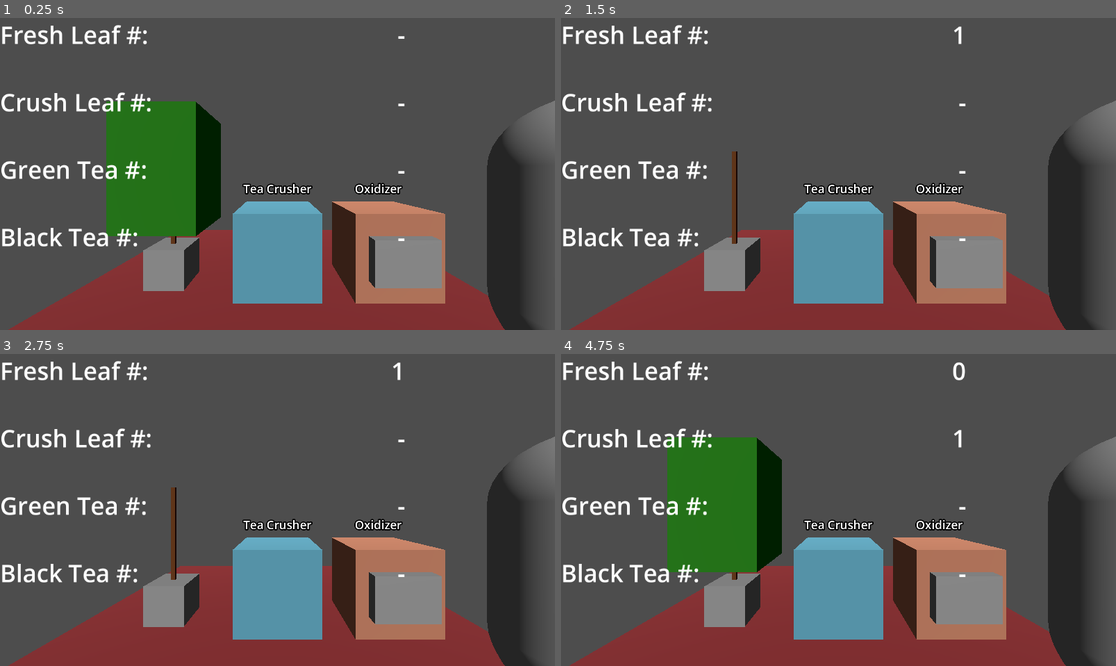
Above: before the commit, frames 1-4 (two rows, left to right).
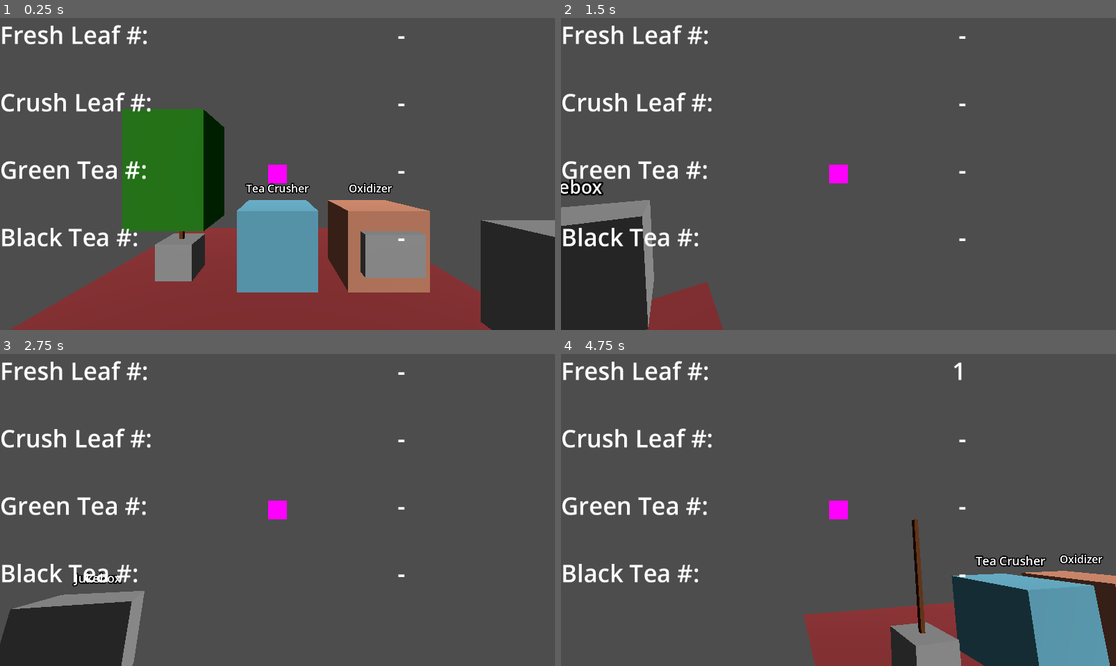
Above: after the commit, the same moments.

Repository: danipurdes/TeaShop
Game: Godot game, scene res://teatree.tscn
Same seed, same stepped clock (60 frames per second), same inputs: the game is played once before the commit and once after it. Sound files missing from this copy of the repository are replaced by a short silence.
Inputs (mouse positions are in pixels of both pictures, inside the frame that each line leads up to):
- Up to frame 1 (0.25 s): no input
- Up to frame 2 (1.5 s): tap Enter at 0.5 s; move the mouse to (960, 158) at 0.52 s; hold D (walk_right, bound only after the commit) 0.53-1.28 s; click (960, 158) at 0.6 s; move the mouse to (727, 189) at 1.27 s; hold S (walk_backward, bound only after the commit) from 1.28 s (still down); click (727, 189) at 1.35 s
- Up to frame 3 (2.75 s): move the mouse to (333, 441) at 2.02 s; release S (walk_backward, bound only after the commit) at 2.03 s; hold D (walk_right, bound only after the commit) from 2.03 s (still down); click (333, 441) at 2.1 s
- Up to frame 4 (4.75 s): move the mouse to (810, 572) at 2.77 s; release D (walk_right, bound only after the commit) at 2.78 s; hold W (walk_forward, bound only after the commit) 2.78-3.53 s; click (810, 572) at 2.85 s; move the mouse to (1005, 556) at 3.52 s; hold A (walk_left, bound only after the commit) from 3.53 s (still down); click (1005, 556) at 3.6 s; tap Escape (escape, bound only after the commit) at 4.15 s; move the mouse to (672, 463) at 4.27 s; click (672, 463) at 4.35 s

The runs differ from the first frame. In frame 1, 12% of the frame differs, in the area x 1-100%, y 26-100%; in frame 2, 34%; in frame 3, 33%; in frame 4, 39%, in the area x 1-100%, y 2-100%.

Commit message:
New object picking method
- Switched to raycasts for picking/interacting with objects
- Added interactive jukebox and royalty-free music :)
- Added FPS cursor
- Added ability to toggle fullscreen by pressing F11
- Press ESC to show mouse and regain control

Diff:
--- /dev/null
+++ b/FPSCamera.gd
@@ -0,0 +1,20 @@
+extends Camera3D
+
+var rotate_sensitivity_v = .1
+var rotate_invert_v = -1
+
+# Called when the node enters the scene tree for the first time.
+func _ready():
+	pass
+
+# Called every frame. 'delta' is the elapsed time since the previous frame.
+func _process(_delta):
+	pass
+
+func _input(event):
+	if event is InputEventMouseMotion:
+		var new_rotation = rotation_degrees
+		new_rotation.x += rotate_invert_v * event.relative.y * rotate_sensitivity_v
+		new_rotation.x = 30 if new_rotation.x > 30 else new_rotation.x
+		new_rotation.x = -30 if new_rotation.x < -30 else new_rotation.x
+		set_rotation_degrees(new_rotation)
--- /dev/null
+++ b/Jukebox.gd
@@ -0,0 +1,19 @@
+extends Area3D
+
+var song_index = 0.0
+
+# Called when the node enters the scene tree for the first time.
+func _ready():
+	pass # Replace with function body.
+
+
+# Called every frame. 'delta' is the elapsed time since the previous frame.
+func _process(delta):
+	pass
+
+func ping():
+	if $ChillHopBeatsToStudyTo.playing:
+		song_index = $ChillHopBeatsToStudyTo.get_playback_position()
+		$ChillHopBeatsToStudyTo.stop()
+	else:
+		$ChillHopBeatsToStudyTo.play(song_index)
--- a/LeafCrusher.gd
+++ b/LeafCrusher.gd
@@ -9,10 +9,14 @@
 func _process(_delta):
 	pass
 
-func _on_input_event(_camera, event, _position, _normal, _shape_idx):
-	if event is InputEventMouseButton and event.pressed and event.button_index == 1:
-		if get_node("/root/Node3D").tea_leaf_count > 0 and $CrushTimer.is_stopped():
-			startCrushLeaves()
+#func _on_input_event(_camera, event, _position, _normal, _shape_idx):
+#	if event is InputEventMouseButton and event.pressed and event.button_index == 1:
+#		if get_node("/root/Node3D").tea_leaf_count > 0 and $CrushTimer.is_stopped():
+#			startCrushLeaves()
+
+func ping():
+	if get_node("/root/Node3D").tea_leaf_count > 0 and $CrushTimer.is_stopped():
+		startCrushLeaves()
 
 func startCrushLeaves():
 	$LeafCrusherMachine.visible = false
--- a/Main.gd
+++ b/Main.gd
@@ -7,11 +7,19 @@
 
 # Called when the node enters the scene tree for the first time.
 func _ready():
-	pass
+	Input.mouse_mode = Input.MOUSE_MODE_CAPTURED
 
 # Called every frame. 'delta' is the elapsed time since the previous frame.
 func _process(_delta):
-	pass
+	if Input.is_action_just_pressed("escape"):
+		Input.mouse_mode = Input.MOUSE_MODE_VISIBLE
+	elif Input.is_action_just_pressed("mouse1"):
+		Input.mouse_mode = Input.MOUSE_MODE_CAPTURED
+	elif Input.is_action_just_pressed("fullscreen"):
+		if DisplayServer.window_get_mode() != 4:
+			DisplayServer.window_set_mode(4)
+		else:
+			DisplayServer.window_set_mode(2)
 
 func pluckLeaves():
 	changeTeaLeafCount(1)
--- a/Oxidizer.gd
+++ b/Oxidizer.gd
@@ -17,19 +17,31 @@
 func _process(_delta):
 	pass
 
-func _on_input_event(_camera, event, _position, _normal, _shape_idx):
-	if event is InputEventMouseButton and event.pressed and event.button_index == 1:
-		if tea_type == "none":
-			if get_node("/root/Node3D").crush_leaf_count > 0:
-				startOxidizeLeaves()
-		if tea_type == "green":
-			harvested_green.emit()
-			stopOxidizeLeaves()
-			print_debug("green ready")
-		if tea_type == "black":
-			harvested_black.emit()
-			stopOxidizeLeaves()
-			print_debug("black ready")
+# func _on_input_event(_camera, event, _position, _normal, _shape_idx):
+#	if event is InputEventMouseButton and event.pressed and event.button_index == 1:
+#		if tea_type == "none":
+#			if get_node("/root/Node3D").crush_leaf_count > 0:
+#				startOxidizeLeaves()
+#		if tea_type == "green":
+#			harvested_green.emit()
+#			stopOxidizeLeaves()
+#			print_debug("green ready")
+#		if tea_type == "black":
+#			harvested_black.emit()
+#			print_debug("black ready")
+
+func ping():
+	if tea_type == "none":
+		if get_node("/root/Node3D").crush_leaf_count > 0:
+			startOxidizeLeaves()
+	if tea_type == "green":
+		harvested_green.emit()
+		stopOxidizeLeaves()
+		print_debug("green ready")
+	if tea_type == "black":
+		harvested_black.emit()
+		stopOxidizeLeaves()
+		print_debug("black ready")
 
 func startOxidizeLeaves():
 	$GreenTeaTimer.start()
--- /dev/null
+++ b/Player.gd
@@ -0,0 +1,48 @@
+extends CharacterBody3D
+
+var doRequestRaycast = false
+var raycastEvent
+var RAY_LENGTH = 1000.0
+var walk_speed = 1.0
+var rotate_sensitivity_h = 1
+var rotate_invert_h = -1
+
+func _physics_process(_delta):
+	# Object Picking
+	if doRequestRaycast:
+		var camera3d = $Camera3D
+		var from = camera3d.project_ray_origin(raycastEvent.position)
+		var to = from + camera3d.project_ray_normal(raycastEvent.position) * RAY_LENGTH
+		var query = PhysicsRayQueryParameters3D.create(from, to, collision_mask)
+		query.collide_with_areas = true
+		var result = get_world_3d().direct_space_state.intersect_ray(query)
+		if (!result.is_empty() and result.collider.has_method("ping")):
+			result.collider.ping()
+		doRequestRaycast = false
+
+	# Movement
+	var move_axis = Vector3()
+	if Input.is_action_pressed("walk_forward"):
+		move_axis.z = move_axis.z - 1
+	if Input.is_action_pressed("walk_backward"):
+		move_axis.z = move_axis.z + 1
+	if Input.is_action_pressed("walk_right"):
+		move_axis.x = move_axis.x + 1
+	if Input.is_action_pressed("walk_left"):
+		move_axis.x = move_axis.x - 1
+
+	move_axis = move_axis.normalized() * walk_speed
+	var move_dir = move_axis.rotated(Vector3.UP, rotation.y)
+	velocity = move_dir
+
+	move_and_slide()
+
+func _input(event):
+	if event is InputEventMouseMotion:
+		var new_rotation = rotation_degrees
+		new_rotation.y += rotate_invert_h * event.relative.x * rotate_sensitivity_h
+		set_rotation_degrees(new_rotation)
+	elif event is InputEventMouseButton and event.pressed and event.button_index == 1:
+		doRequestRaycast = true
+		raycastEvent = event
+		print(event)
--- a/TeaTree.gd
+++ b/TeaTree.gd
@@ -8,9 +8,12 @@
 func _process(_delta):
 	pass
 
-func _on_input_event(_camera, event, _position, _normal, _shape_idx):
-	if event is InputEventMouseButton and event.pressed and event.button_index == 1:
-		trimLeaves()
+#func _on_input_event(_camera, event, _position, _normal, _shape_idx):
+#	if event is InputEventMouseButton and event.pressed and event.button_index == 1:
+#		trimLeaves()
+
+func ping():
+	trimLeaves()
 
 func trimLeaves():
 	$TeaTreeLeaves.visible = false
--- a/project.godot
+++ b/project.godot
@@ -15,6 +15,50 @@
 config/features=PackedStringArray("4.1", "GL Compatibility")
 config/icon="res://icon.svg"
 
+[input]
+
+walk_forward={
+"deadzone": 0.5,
+"events": [Object(InputEventKey,"resource_local_to_scene":false,"resource_name":"","device":-1,"window_id":0,"alt_pressed":false,"shift_pressed":false,"ctrl_pressed":false,"meta_pressed":false,"pressed":false,"keycode":87,"physical_keycode":87,"key_label":87,"unicode":119,"echo":false,"script":null)
+]
+}
+walk_backward={
+"deadzone": 0.5,
+"events": [Object(InputEventKey,"resource_local_to_scene":false,"resource_name":"","device":-1,"window_id":0,"alt_pressed":false,"shift_pressed":false,"ctrl_pressed":false,"meta_pressed":false,"pressed":false,"keycode":0,"physical_keycode":83,"key_label":0,"unicode":115,"echo":false,"script":null)
+]
+}
+walk_left={
+"deadzone": 0.5,
+"events": [Object(InputEventKey,"resource_local_to_scene":false,"resource_name":"","device":-1,"window_id":0,"alt_pressed":false,"shift_pressed":false,"ctrl_pressed":false,"meta_pressed":false,"pressed":false,"keycode":0,"physical_keycode":65,"key_label":0,"unicode":97,"echo":false,"script":null)
+]
+}
+walk_right={
+"deadzone": 0.5,
+"events": [Object(InputEventKey,"resource_local_to_scene":false,"resource_name":"","device":-1,"window_id":0,"alt_pressed":false,"shift_pressed":false,"ctrl_pressed":false,"meta_pressed":false,"pressed":false,"keycode":0,"physical_keycode":68,"key_label":0,"unicode":100,"echo":false,"script":null)
+]
+}
+escape={
+"deadzone": 0.5,
+"events": [Object(InputEventKey,"resource_local_to_scene":false,"resource_name":"","device":-1,"window_id":0,"alt_pressed":false,"shift_pressed":false,"ctrl_pressed":false,"meta_pressed":false,"pressed":false,"keycode":0,"physical_keycode":4194305,"key_label":0,"unicode":0,"echo":false,"script":null)
+]
+}
+mouse1={
+"deadzone": 0.5,
+"events": [Object(InputEventMouseButton,"resource_local_to_scene":false,"resource_name":"","device":-1,"window_id":0,"alt_pressed":false,"shift_pressed":false,"ctrl_pressed":false,"meta_pressed":false,"button_mask":0,"position":Vector2(0, 0),"global_position":Vector2(0, 0),"factor":1.0,"button_index":1,"canceled":false,"pressed":false,"double_click":false,"script":null)
+]
+}
+fullscreen={
+"deadzone": 0.5,
+"events": [Object(InputEventKey,"resource_local_to_scene":false,"resource_name":"","device":-1,"window_id":0,"alt_pressed":false,"shift_pressed":false,"ctrl_pressed":false,"meta_pressed":false,"pressed":false,"keycode":0,"physical_keycode":4194342,"key_label":0,"unicode":0,"echo":false,"script":null)
+]
+}
+
+[layer_names]
+
+3d_physics/layer_1="environment"
+3d_physics/layer_2="pickable"
+3d_physics/layer_3="player"
+
 [rendering]
 
 renderer/rendering_method="gl_compatibility"
--- a/teatree.tscn
+++ b/teatree.tscn
@@ -1,17 +1,18 @@
-[gd_scene load_steps=26 format=3 uid="uid://bmkacr6ktnxpn"]
+[gd_scene load_steps=33 format=3 uid="uid://bmkacr6ktnxpn"]
 
 [ext_resource type="Script" path="res://Main.gd" id="1_2amdu"]
 [ext_resource type="Script" path="res://TeaTree.gd" id="1_j6fp0"]
+[ext_resource type="Script" path="res://FPSCamera.gd" id="2_0mnq6"]
 [ext_resource type="Script" path="res://LeafCrusher.gd" id="3_ne25g"]
 [ext_resource type="Script" path="res://Oxidizer.gd" id="4_xwbqi"]
+[ext_resource type="Script" path="res://Player.gd" id="5_vpoxk"]
+[ext_resource type="Script" path="res://Jukebox.gd" id="7_35prk"]
+[ext_resource type="AudioStream" uid="uid://dk7p3uur283wf" path="res://audio/dreamy-jazz-slow-background-jazz-music-piano-and-seattle-strings-9998.mp3" id="7_46lvk"]
 
 [sub_resource type="LabelSettings" id="LabelSettings_vq3ps"]
 font_size = 50
 
-[sub_resource type="Environment" id="Environment_ib77m"]
-ambient_light_color = Color(1, 1, 1, 1)
-
-[sub_resource type="CapsuleMesh" id="CapsuleMesh_yb1d2"]
+[sub_resource type="PlaceholderTexture2D" id="PlaceholderTexture2D_jtfon"]
 
 [sub_resource type="StandardMaterial3D" id="StandardMaterial3D_nqid7"]
 albedo_color = Color(0.54902, 0.164706, 0.176471, 1)
@@ -68,6 +69,15 @@
 material = SubResource("StandardMaterial3D_pfg0d")
 
 [sub_resource type="BoxMesh" id="BoxMesh_nhapk"]
+
+[sub_resource type="Environment" id="Environment_ib77m"]
+ambient_light_color = Color(1, 1, 1, 1)
+
+[sub_resource type="CapsuleShape3D" id="CapsuleShape3D_lfdx5"]
+
+[sub_resource type="BoxShape3D" id="BoxShape3D_idfoq"]
+
+[sub_resource type="BoxMesh" id="BoxMesh_dgeip"]
 
 [node name="Node3D" type="Node3D"]
 script = ExtResource("1_2amdu")
@@ -82,7 +92,7 @@
 label_settings = SubResource("LabelSettings_vq3ps")
 horizontal_alignment = 2
 
-[node name="Label_FreshLeafCount2" type="Label" parent="HUD"]
+[node name="Label_Static_FreshLeafCount" type="Label" parent="HUD"]
 offset_right = 40.0
 offset_bottom = 23.0
 text = "Fresh Leaf #:"
@@ -97,7 +107,7 @@
 label_settings = SubResource("LabelSettings_vq3ps")
 horizontal_alignment = 2
 
-[node name="Label_CrushLeafCount2" type="Label" parent="HUD"]
+[node name="Label_Static_CrushLeafCount" type="Label" parent="HUD"]
 offset_top = 140.0
 offset_right = 317.0
 offset_bottom = 280.0
@@ -113,7 +123,7 @@
 label_settings = SubResource("LabelSettings_vq3ps")
 horizontal_alignment = 2
 
-[node name="Label_GreenTeaCount2" type="Label" parent="HUD"]
+[node name="Label_Static_GreenTeaCount" type="Label" parent="HUD"]
 offset_top = 280.0
 offset_right = 631.0
 offset_bottom = 420.0
@@ -129,29 +139,37 @@
 label_settings = SubResource("LabelSettings_vq3ps")
 horizontal_alignment = 2
 
-[node name="Label_BlackTeaCount2" type="Label" parent="HUD"]
+[node name="Label_Static_BlackTeaCount" type="Label" parent="HUD"]
 offset_top = 420.0
 offset_right = 631.0
 offset_bottom = 560.0
 text = "Black Tea #:"
 label_settings = SubResource("LabelSettings_vq3ps")
 
+[node name="TextureRect" type="TextureRect" parent="HUD"]
+anchors_preset = 8
+anchor_left = 0.5
+anchor_top = 0.5
+anchor_right = 0.5
+anchor_bottom = 0.5
+offset_left = -20.0
+offset_top = -20.0
+offset_right = 20.0
+offset_bottom = 20.0
+grow_horizontal = 2
+grow_vertical = 2
+texture = SubResource("PlaceholderTexture2D_jtfon")
+
 [node name="Sun" type="DirectionalLight3D" parent="."]
 transform = Transform3D(1, 0, 0, 0, 0.742981, 0.669312, 0, -0.669312, 0.742981, 0, 5.34098, 0)
 
-[node name="Camera3D" type="Camera3D" parent="."]
-transform = Transform3D(1, 0, 0, 0, 1, 0, 0, 0, 1, 0, 1.44462, 2.76549)
-environment = SubResource("Environment_ib77m")
-
-[node name="Player" type="MeshInstance3D" parent="."]
-transform = Transform3D(1, 0, 0, 0, 1, 0, 0, 0, 1, 2.13918, 1, 1.38711)
-mesh = SubResource("CapsuleMesh_yb1d2")
-
 [node name="Floor" type="MeshInstance3D" parent="."]
 mesh = SubResource("QuadMesh_pamd4")
 
 [node name="TeaTree_0" type="Area3D" parent="."]
 transform = Transform3D(1, 0, 0, 0, 1, 0, 0, 0, 1, -1.40965, 0, 0)
+collision_layer = 3
+collision_mask = 0
 script = ExtResource("1_j6fp0")
 
 [node name="TeaTreeHitbox" type="CollisionShape3D" parent="TeaTree_0"]
@@ -175,6 +193,8 @@
 one_shot = true
 
 [node name="LeafCrusher_0" type="Area3D" parent="."]
+collision_layer = 3
+collision_mask = 0
 script = ExtResource("3_ne25g")
 
 [node name="LeafCrusherHitbox" type="CollisionShape3D" parent="LeafCrusher_0"]
@@ -195,6 +215,8 @@
 
 [node name="Oxidizer_0" type="Area3D" parent="."]
 transform = Transform3D(1, 0, 0, 0, 1, 0, 0, 0, 1, 1.37145, 0, 0)
+collision_layer = 3
+collision_mask = 0
 script = ExtResource("4_xwbqi")
 idle_material = SubResource("StandardMaterial3D_3p2s6")
 started_material = SubResource("StandardMaterial3D_acnst")
@@ -224,16 +246,55 @@
 [node name="BlackTeaTimer" type="Timer" parent="Oxidizer_0"]
 one_shot = true
 
-[connection signal="input_event" from="TeaTree_0" to="TeaTree_0" method="_on_input_event"]
+[node name="Player" type="CharacterBody3D" parent="."]
+transform = Transform3D(1, 0, 0, 0, 1, 0, 0, 0, 1, 0, 1, 3)
+collision_layer = 4
+collision_mask = 3
+script = ExtResource("5_vpoxk")
+
+[node name="Camera3D" type="Camera3D" parent="Player"]
+transform = Transform3D(1, 0, 0, 0, 1, 0, 0, 0, 1, 0, 0.454487, 0)
+environment = SubResource("Environment_ib77m")
+script = ExtResource("2_0mnq6")
+
+[node name="PlayerCollider" type="CollisionShape3D" parent="Player"]
+shape = SubResource("CapsuleShape3D_lfdx5")
+
+[node name="Raycaster" type="Node3D" parent="Player"]
+
+[node name="Jukebox_0" type="Area3D" parent="."]
+transform = Transform3D(1, 0, 0, 0, 1, 0, 0, 0, 1, 2.5, 0, 1.5)
+collision_layer = 3
+collision_mask = 0
+script = ExtResource("7_35prk")
+
+[node name="JukeboxHitbox" type="CollisionShape3D" parent="Jukebox_0"]
+transform = Transform3D(1, 0, 0, 0, 1, 0, 0, 0, 1, 0, 0.5, 0)
+shape = SubResource("BoxShape3D_idfoq")
+
+[node name="JukeboxMesh" type="MeshInstance3D" parent="Jukebox_0"]
+transform = Transform3D(1, 0, 0, 0, 1, 0, 0, 0, 1, 0, 0.5, 0)
+mesh = SubResource("BoxMesh_dgeip")
+skeleton = NodePath("../..")
+
+[node name="ChillHopBeatsToStudyTo" type="AudioStreamPlayer3D" parent="Jukebox_0"]
+transform = Transform3D(1, 0, 0, 0, 1, 0, 0, 0, 1, 2.48643, 0.600377, 1.76549)
+stream = ExtResource("7_46lvk")
+unit_size = 5.0
+autoplay = true
+
+[node name="JukeboxLabel" type="Label3D" parent="Jukebox_0"]
+transform = Transform3D(1, 0, 0, 0, 1, 0, 0, 0, 1, 0, 1.24526, 0)
+billboard = 1
+text = "Jukebox"
+
 [connection signal="tea_tree_trim" from="TeaTree_0" to="." method="pluckLeaves"]
 [connection signal="timeout" from="TeaTree_0/LeafRefreshTimer" to="TeaTree_0" method="_on_leaf_refresh_timer_timeout"]
-[connection signal="input_event" from="LeafCrusher_0" to="LeafCrusher_0" method="_on_input_event"]
 [connection signal="on_crush_enter" from="LeafCrusher_0" to="." method="crushLeavesEnter"]
 [connection signal="on_crush_exit" from="LeafCrusher_0" to="." method="crushLeavesExit"]
 [connection signal="timeout" from="LeafCrusher_0/CrushTimer" to="LeafCrusher_0" method="stopCrushLeaves"]
 [connection signal="harvested_black" from="Oxidizer_0" to="." method="_on_oxidizer_harvested_black"]
 [connection signal="harvested_green" from="Oxidizer_0" to="." method="_on_oxidizer_harvested_green"]
-[connection signal="input_event" from="Oxidizer_0" to="Oxidizer_0" method="_on_input_event"]
 [connection signal="on_oxidize_enter" from="Oxidizer_0" to="." method="_on_oxidizer_on_oxidize_enter"]
 [connection signal="timeout" from="Oxidizer_0/GreenTeaTimer" to="Oxidizer_0" method="_on_green_tea_timer_timeout"]
 [connection signal="timeout" from="Oxidizer_0/BlackTeaTimer" to="Oxidizer_0" method="_on_black_tea_timer_timeout"]
Not shown, added: audio/dreamy-jazz-slow-background-jazz-music-piano-and-seattle-strings-9998.mp3.import
Not shown, changed: .gitignore
Not shown, changed: README.md
Not shown, added: audio/dreamy-jazz-slow-background-jazz-music-piano-and-seattle-strings-9998.mp3
